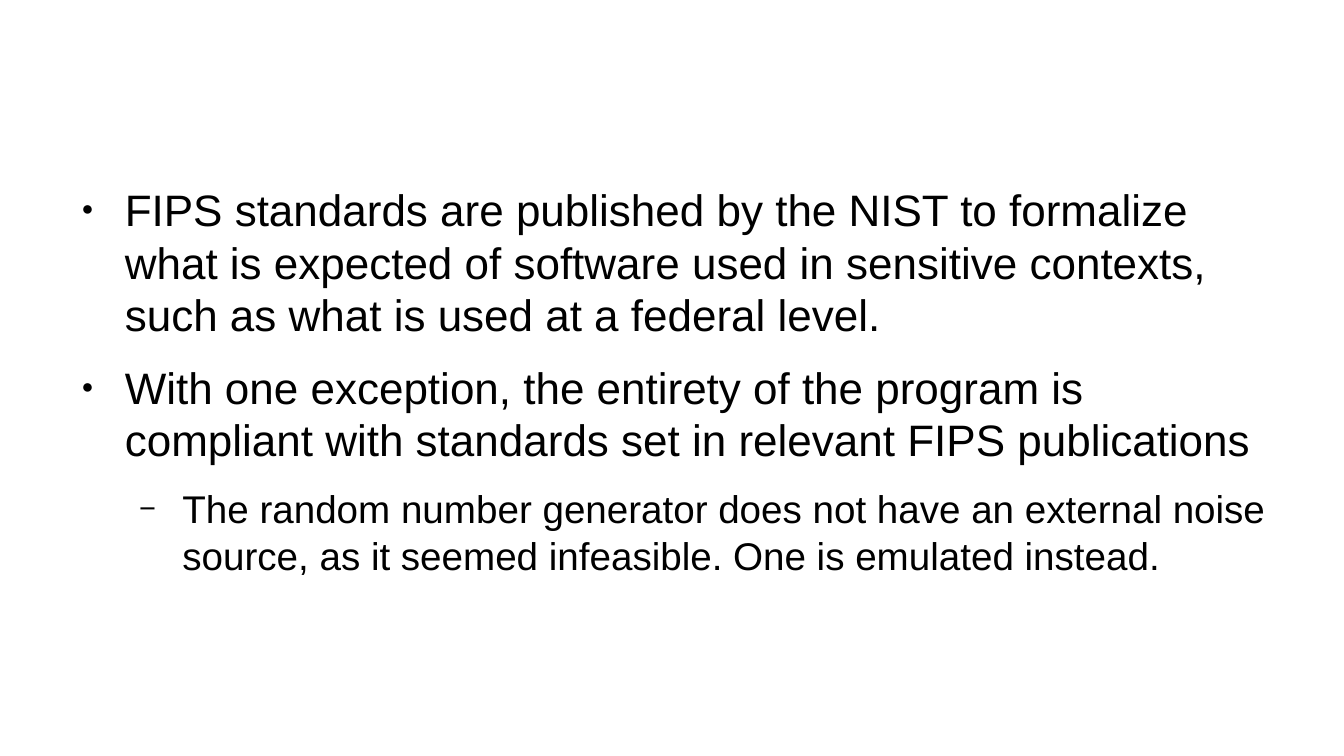
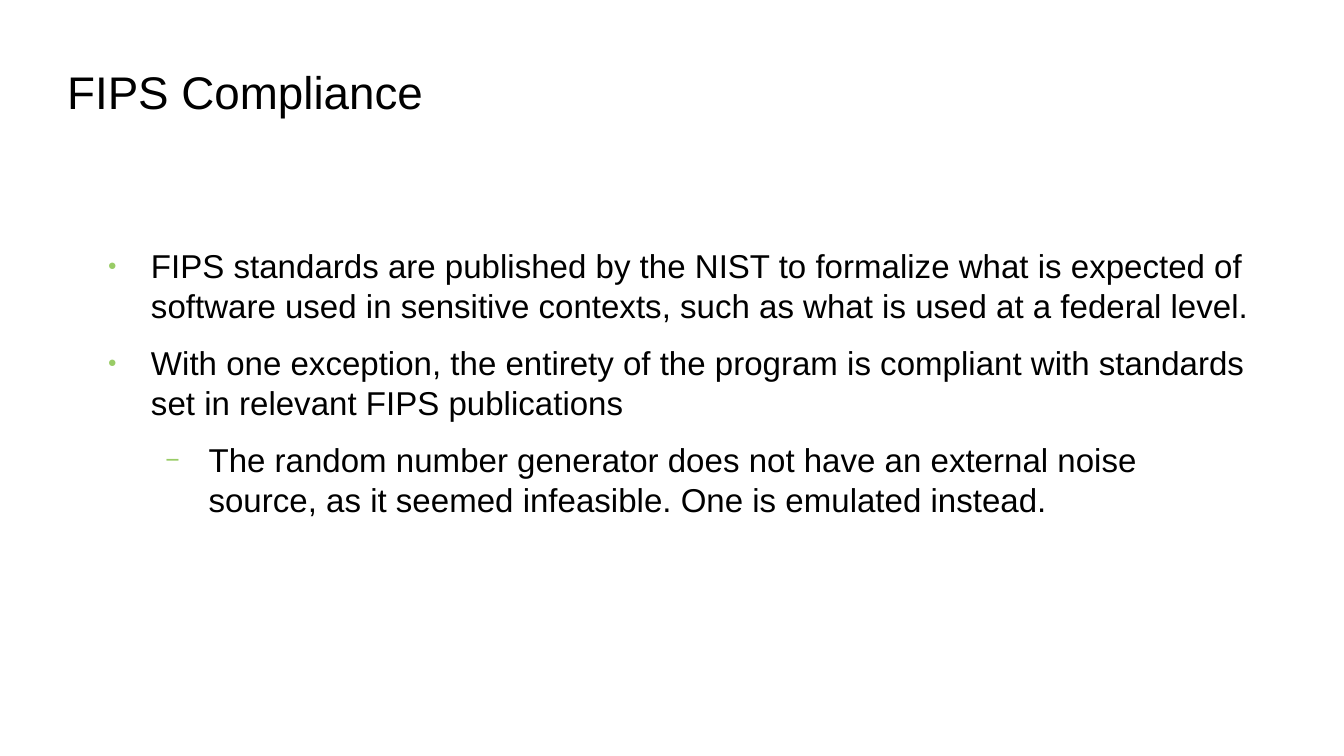
Before and after one commit to Geoiv/woodRSA, a slide deck: slide 6 of doc/writeup/Presentation.odp. Drawn at 1344x756 pixels with LibreOffice and Linux fonts; fonts in the diff are those of the drawing; background and template pictures are left out. Boxes give left, top, right and bottom in pixels: in the first picture for what was removed or moved away, otherwise in the second. Text is boxed around its words. In the diff, an @@ line names an element or a change of style, - is before the commit and + after.

```diff
--- a/doc/writeup/Presentation.odp
+++ b/doc/writeup/Presentation.odp
@@ title "FIPS Compliance" at (67,76,422,118): size 35.7 to 27 pt, text colour #FFFFFF to #000000 @@
@@ text "FIPS standards are published by ...": place and size @@
-text "FIPS standards are published by ..." at (125,194,1265,575)
+text "FIPS standards are published by ..." at (151,254,1248,517)
@@ text "FIPS standards are published by ..." at (151,254,1248,517): size 26 to 19.5 pt in "FIPS standards are published by the NIST ...", "With one exception, the entirety of the ..."; size 22.8 to 19.5 pt in "The random number generator does not have ..."; bullet colour #000000 to #99CC66 @@
```
Also in this commit, not shown: 7 other slides changed, 2 slides added, 1 slide removed, 56 other files.
